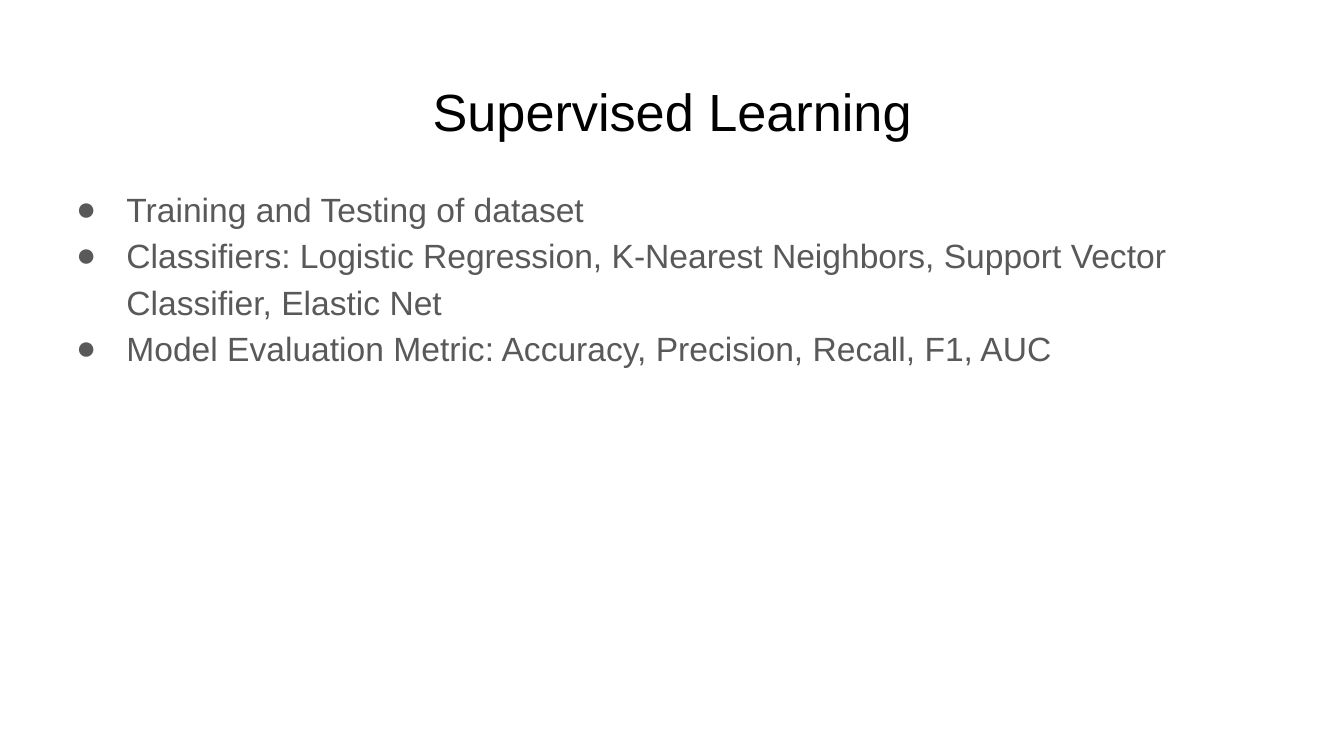
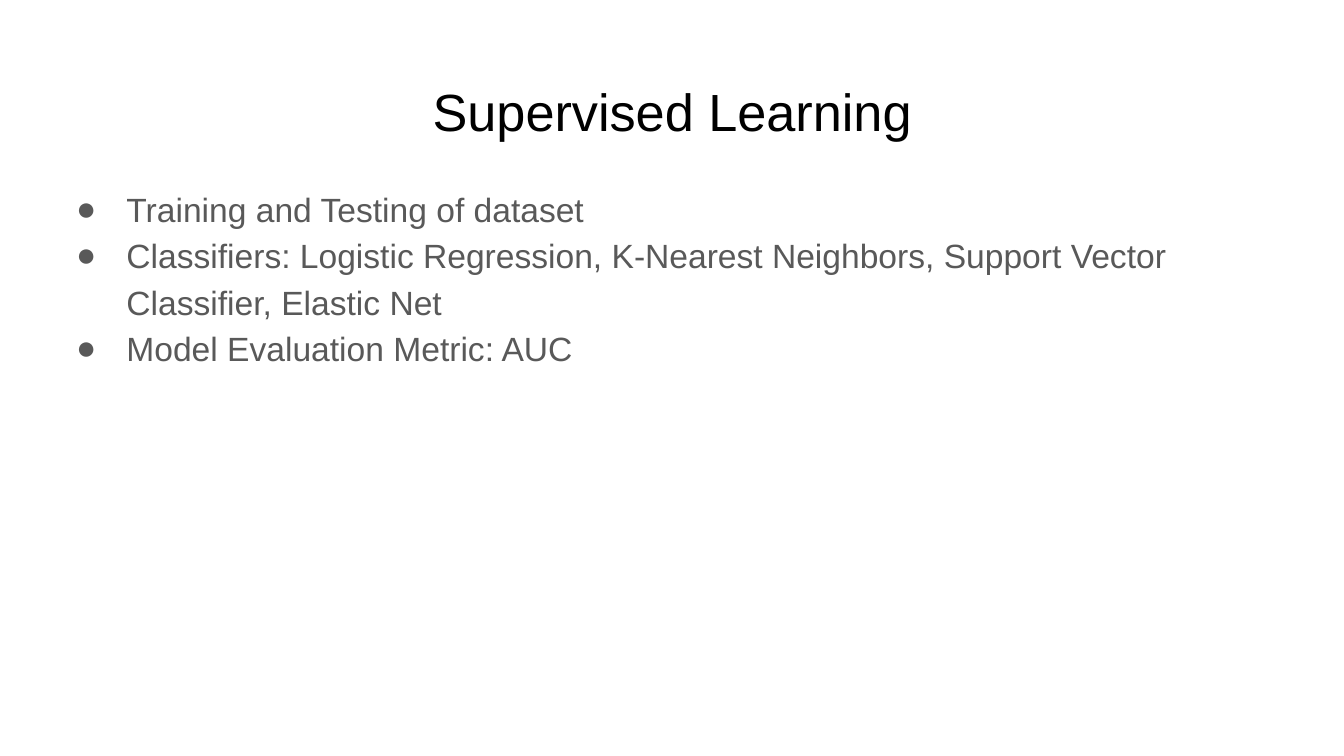
Before and after one commit to TimusLetap/Social-Network-Ads, a slide deck: slide 8 of Capstone Project Presentation.pptx. Drawn at 1344x756 pixels with LibreOffice and Linux fonts; fonts in the diff are those of the drawing. Boxes give left, top, right and bottom in pixels: in the first picture for what was removed or moved away, otherwise in the second. Text is boxed around its words. In the diff, an @@ line names an element or a change of style, - is before the commit and + after.

```diff
--- a/Capstone Project Presentation.pptx
+++ b/Capstone Project Presentation.pptx
@@ text at [126,336,573,362]: text changed @@
-● Model Evaluation Metric: Accuracy, Precision, Recall, F1, AUC
+● Model Evaluation Metric: AUC
```
Also in this commit, not shown: 2 other slides changed, 1 other file.
